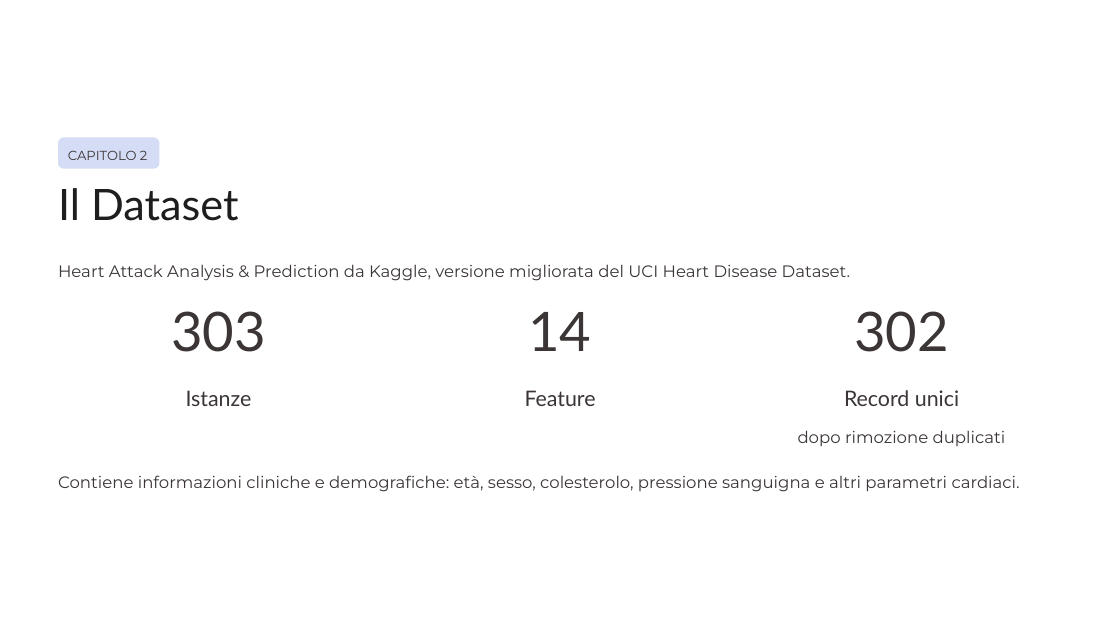
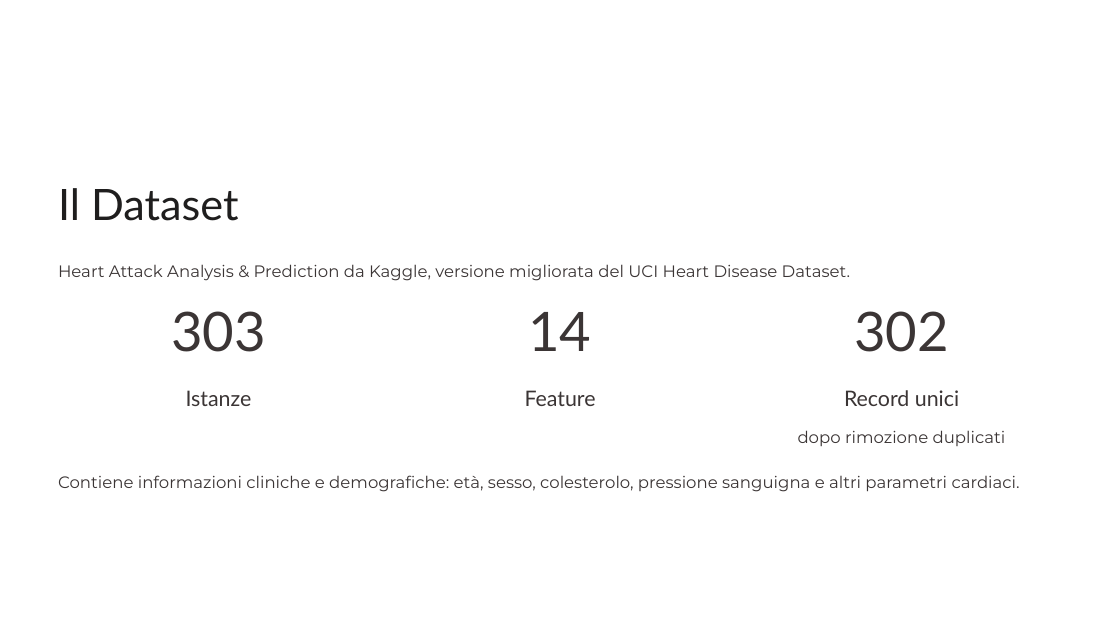
Before and after one commit to EmilianoDG5/ML-Heart-Disease, a slide deck: slide 3 of documenti/Heart-Disease.pptx. Drawn at 1120x630 pixels with LibreOffice and Linux fonts; fonts in the diff are those of the drawing. Boxes give left, top, right and bottom in pixels: in the first picture for what was removed or moved away, otherwise in the second. Text is boxed around its words. In the diff, an @@ line names an element or a change of style, - is before the commit and + after.

```diff
--- a/documenti/Heart-Disease.pptx
+++ b/documenti/Heart-Disease.pptx
@@ rounded rectangle removed at [58, 137, 160, 169] @@
@@ text removed at [68, 150, 147, 160] @@
-CAPITOLO 2
```
Also in this commit, not shown: 3 other slides changed.
